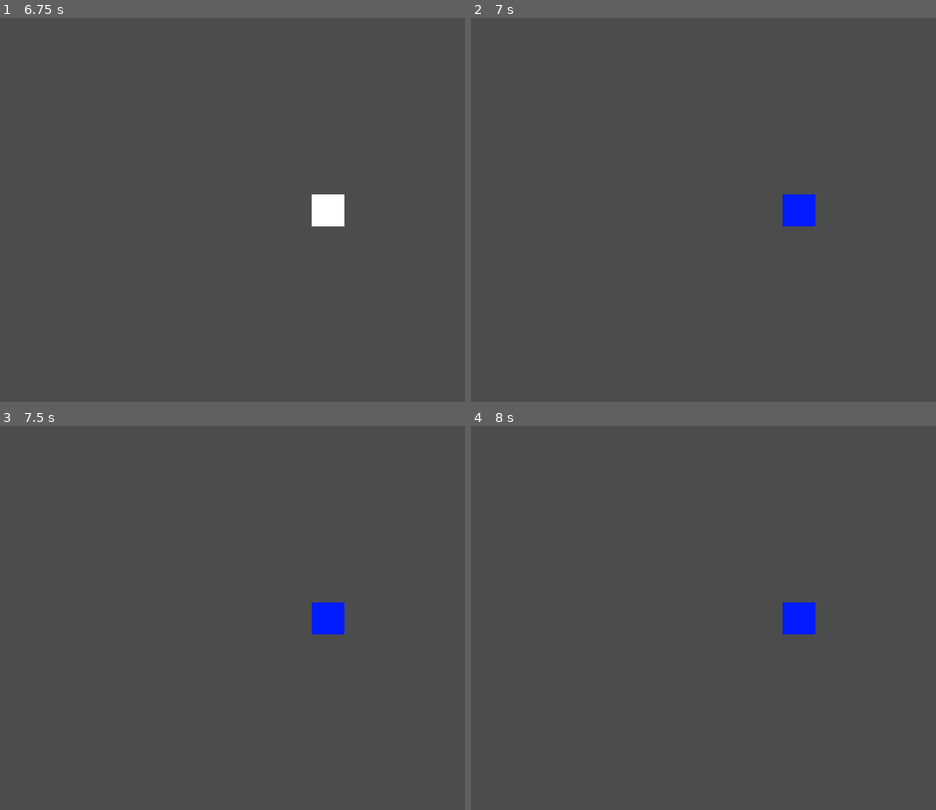
Above: before the commit, frames 1-4 (two rows, left to right).
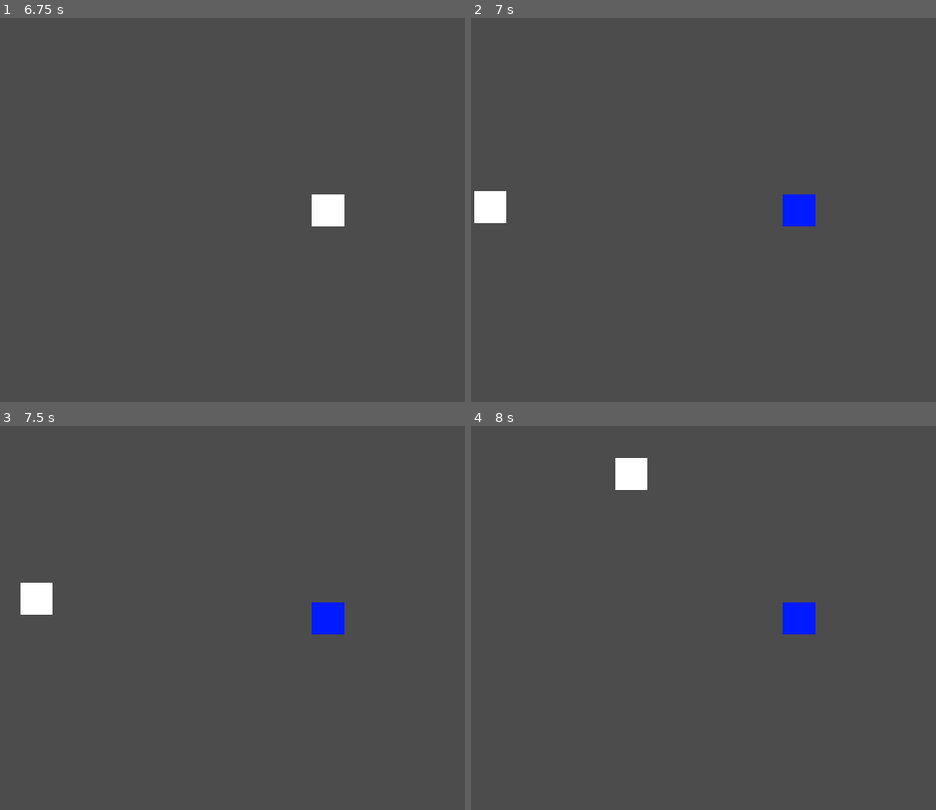
Above: after the commit, the same moments.

Repository: Archeologits/GMTK-GJ-21
Game: Godot game, scene res://levels/Main.tscn
The game is run twice, just before and just after one commit, with the same random seed, the same clock (stepped at 60 frames per second) and the same inputs. This scene is started directly instead of the project's main scene.
Inputs:
- Up to frame 1 (6.75 s): click "New Game" at 0.5 s; click "New Game" at 1.25 s; click "Continue" at 2 s; click "Continue" at 2.75 s; click "Load Game" at 3.5 s; click "Back" at 4.25 s; click "Save Game" at 5 s; click "Save Game" at 5.75 s; hold Right (ui_right) from 6.53 s (still down); hold 1 (player1) from 6.53 s (still down)
- Up to frame 2 (7 s): keep holding Right (ui_right); keep holding 1 (player1); tap 2 (player2) at 6.8 s
- Up to frame 3 (7.5 s): release Right (ui_right) at 7.28 s; release 1 (player1) at 7.28 s; hold Down (ui_down) from 7.28 s (still down); tap 2 (player2) at 7.35 s
- Up to frame 4 (8 s): keep holding Down (ui_down); tap 3 (player3) at 7.55 s

Frame 1 is identical in both runs. In frame 2, 0.6% of the frame differs, in the area x 0-8%, y 45-54%; in frame 3, 0.6%; in frame 4, 0.6%.

Commit message:
Added switch between players

Diff:
--- a/Main.gd
+++ b/Main.gd
@@ -5,23 +5,28 @@
 onready var camera2 : Camera2D = $Player2/Camera
 onready var camera3 : Camera2D
 
-# Called when the node enters the scene tree for the first time.
+onready var player1 : Player = $Player
+onready var player2 : Player = $Player2
+onready var player3 : Player
+
 func _ready():
   camera1.current = true
-  pass # Replace with function body.
+  player1.current = true
+  camera2.current = false
+  player2.current = false
 
 func _input(event : InputEvent) -> void:
   if event.is_action_pressed("player1"):
-    print("oi")
     camera1.current = true
     camera2.current = false
+
+    player1.current = true
+    player2.current = false
   elif event.is_action_pressed("player2"):
-    print("oi")
     camera1.current = false
     camera2.current = true
+
+    player1.current = false
+    player2.current = true
   elif event.is_action_pressed("player3"):
     pass
-
-# Called every frame. 'delta' is the elapsed time since the previous frame.
-#func _process(delta):
-#  pass
--- a/entities/Player.gd
+++ b/entities/Player.gd
@@ -5,6 +5,7 @@
 export (int, 0, 2000) var speed : int = 400
 export (int, 0, 4000) var acceleration : int = 2000
 export (int, 0, 100) var max_health : int = 100
+export (bool) var current : bool = true
 
 var has_tool : bool = false
 #onready var healthbar : HealthBar = $"../HUD/Health"
@@ -16,10 +17,10 @@
 func collect_tool(tool_name : String) -> void:
   pass
 
-func pass_item():
+func pass_item() -> void:
   pass
 
-func _process(delta):
+func _process(delta : float) -> void:
   _handle_input()
 
 func _physics_process(delta : float) -> void:
@@ -30,12 +31,13 @@
     pass_item()
 
 func _handle_input() -> void:
-  direction.x = int(Input.is_action_pressed("ui_right")) - int(Input.is_action_pressed("ui_left"))
-  direction.y = int(Input.is_action_pressed("ui_down")) - int(Input.is_action_pressed("ui_up"))
-  if direction != Vector2.ZERO:
-    facing = direction
-    rotation = direction.angle() #_to_point(Vector2(-2*sign(direction.x), 0).normalized())
-  direction = direction.normalized()
+  if current:
+    direction.x = int(Input.is_action_pressed("ui_right")) - int(Input.is_action_pressed("ui_left"))
+    direction.y = int(Input.is_action_pressed("ui_down")) - int(Input.is_action_pressed("ui_up"))
+    if direction != Vector2.ZERO:
+      facing = direction
+      rotation = direction.angle() #_to_point(Vector2(-2*sign(direction.x), 0).normalized())
+    direction = direction.normalized()
 
 func _apply_movement(delta : float) -> void:
   velocity = velocity.move_toward(direction*speed, acceleration*delta)
